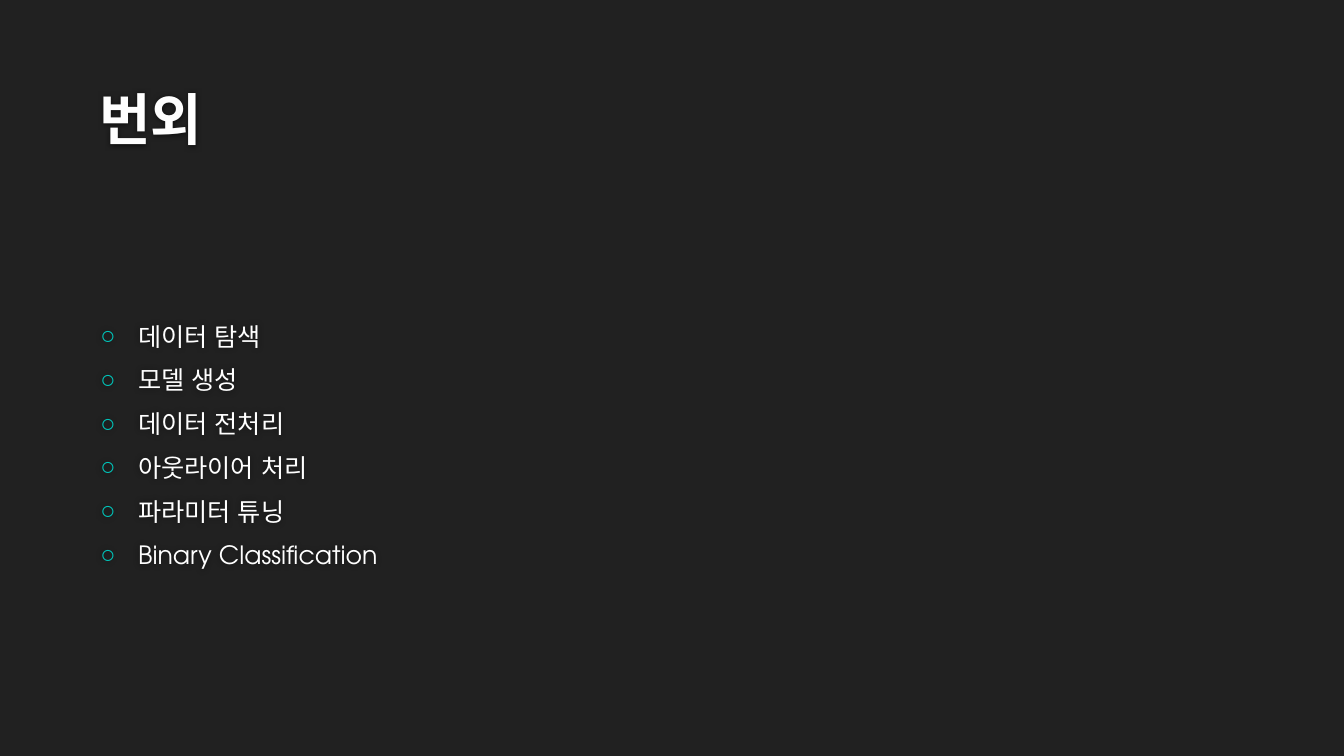
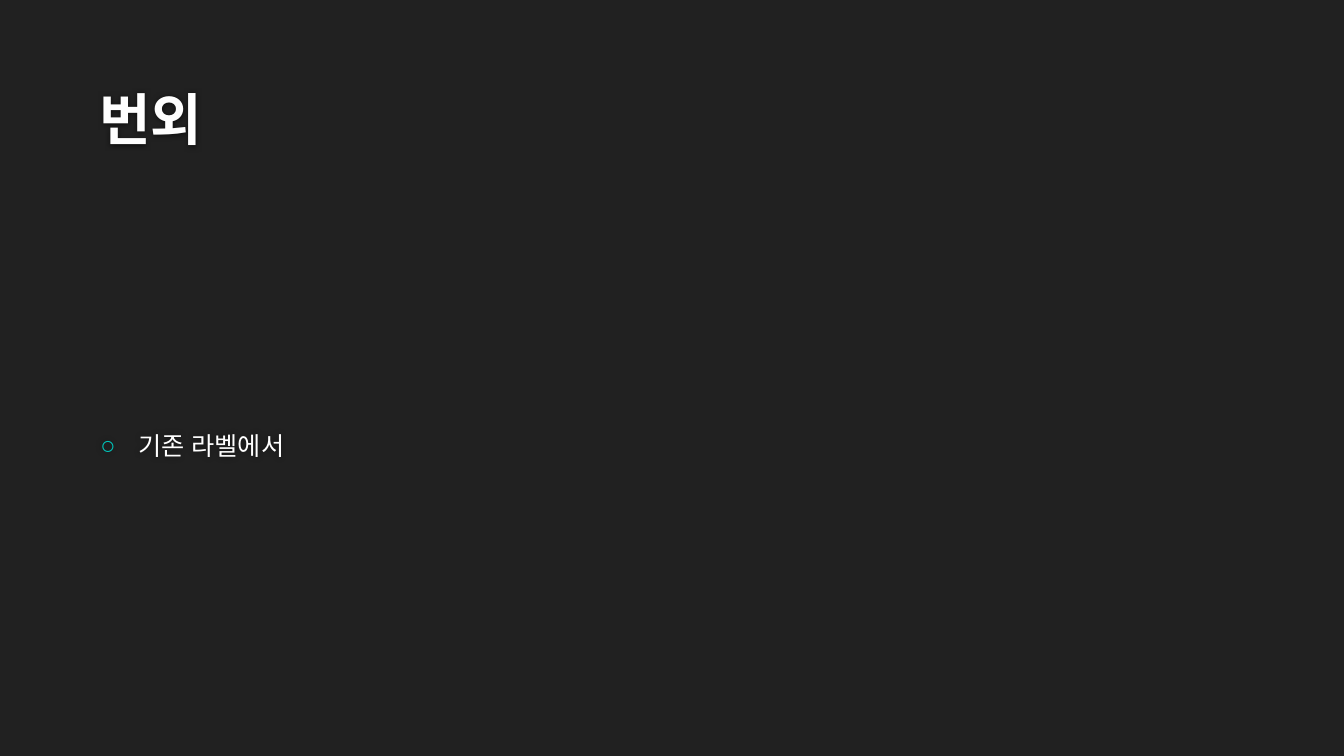
Before and after one commit to fluxus-dev/SpamPrediction, a slide deck: slide 14 of SpamOrHam.pptx (slide 12 before the commit). Drawn at 1344x756 pixels with LibreOffice and Linux fonts; fonts in the diff are those of the drawing; background and template pictures are left out. Boxes give left, top, right and bottom in pixels: in the first picture for what was removed or moved away, otherwise in the second. Text is boxed around its words. In the diff, an @@ line names an element or a change of style, - is before the commit and + after.

```diff
--- a/SpamOrHam.pptx
+++ b/SpamOrHam.pptx
@@ text at box(138, 434, 285, 457): text changed @@
-○ 데이터 탐색
-○ 모델 생성
-○ 데이터 전처리
-○ 아웃라이어 처리
-○ 파라미터 튜닝
-○ Binary Classification
+○ 기존 라벨에서
```
Also in this commit, not shown: 2 other slides changed, 2 slides added.
